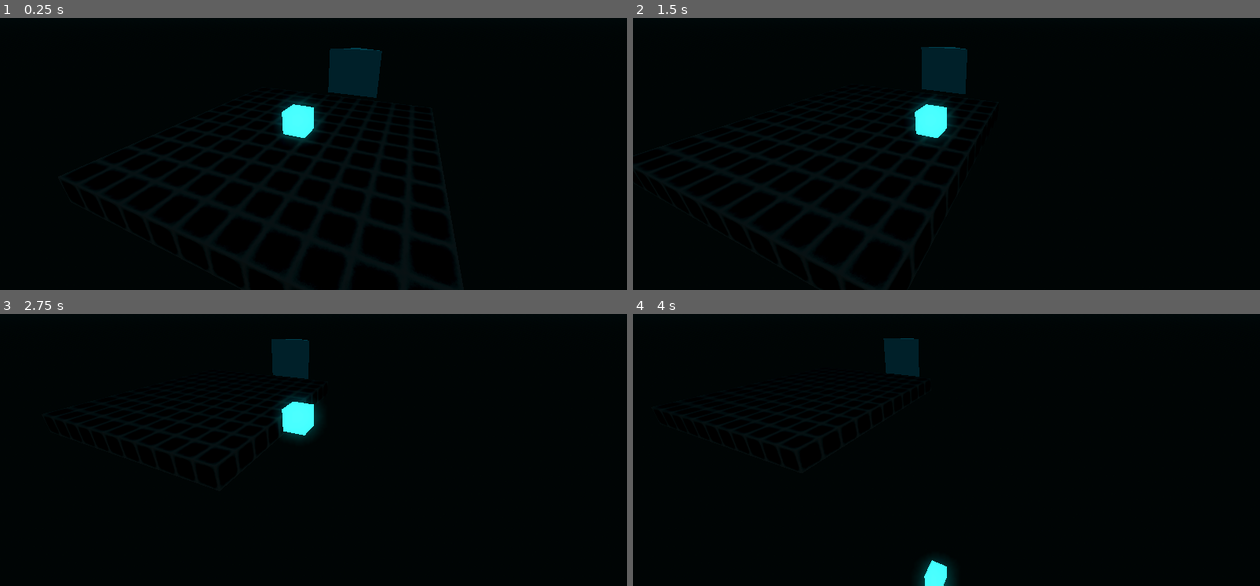
Above: before the commit, frames 1-4 (two rows, left to right).
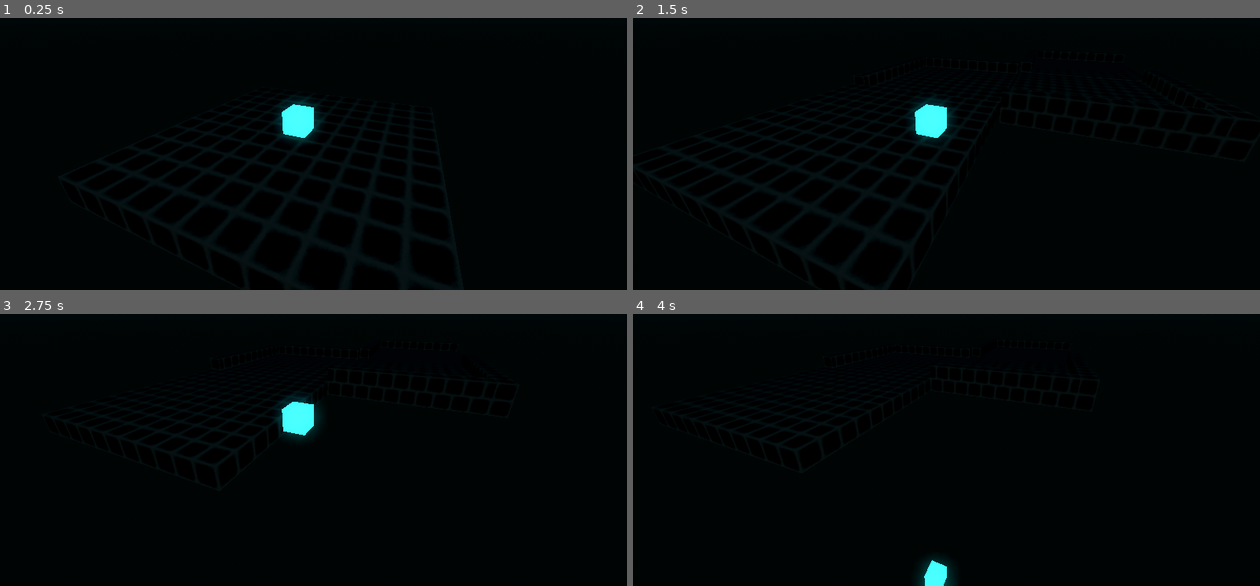
Above: after the commit, the same moments.

Repository: Username4D/rasterrun
Game: Godot game, scene res://scenes/demo_scene.tscn
Same seed, same stepped clock (60 frames per second), same inputs: the game is played once before the commit and once after it.
Inputs:
- Up to frame 1 (0.25 s): no input
- Up to frame 2 (1.5 s): hold Right (ui_right) 0.53-1.28 s; hold Down (ui_down) from 1.28 s (still down)
- Up to frame 3 (2.75 s): release Down (ui_down) at 2.03 s; hold Right (ui_right) from 2.03 s (still down)
- Up to frame 4 (4 s): release Right (ui_right) at 2.78 s; hold Up (ui_up) 2.78-3.53 s; hold Left (ui_left) from 3.53 s (still down)

The runs differ from the first frame. In frame 1, 1.4% of the frame differs, in the area x 52-61%, y 10-30%; in frame 2, 1.2%; in frame 3, 0.8%; in frame 4, 0.7%.

Commit message:
cosmetic improvements to path generation

Diff:
--- a/scenes/demo_scene.tscn
+++ b/scenes/demo_scene.tscn
@@ -28,9 +28,6 @@
 fog_density = 0.0
 fog_sky_affect = 0.97
 
-[sub_resource type="PrismMesh" id="PrismMesh_0ekuu"]
-size = Vector3(4.025, 1.94, 3.59)
-
 [node name="Node3D" type="Node3D"]
 
 [node name="WorldEnvironment" type="WorldEnvironment" parent="."]
@@ -49,7 +46,3 @@
 
 [node name="floor" parent="floors" instance=ExtResource("2_0ekuu")]
 transform = Transform3D(1, 0, 0, 0, 1, 0, 0, 0, 1, 0, 0.5, 1)
-
-[node name="MeshInstance3D" type="MeshInstance3D" parent="floors"]
-transform = Transform3D(1, 0, 0, 0, -0.05233594, -0.9986295, 0, 0.9986295, -0.05233594, 0, 0, 0)
-mesh = SubResource("PrismMesh_0ekuu")
--- a/scenes/floor.tscn
+++ b/scenes/floor.tscn
@@ -21,4 +21,8 @@
 transform = Transform3D(1, 0, 0, 0, 1, 0, 0, 0, 1, 0, 0, 5.5)
 shape = SubResource("BoxShape3D_whr1e")
 
+[node name="Timer" type="Timer" parent="."]
+wait_time = 2.0
+one_shot = true
+
 [connection signal="body_entered" from="exit" to="." method="_on_exit_body_entered"]
--- a/scenes/floors.gd
+++ b/scenes/floors.gd
@@ -8,10 +8,15 @@
 
 var rng = RandomNumberGenerator.new()
 
+var current_index = 0
+
 func _ready() -> void:
 	rng.randomize()
+	await spawn_new()
+	await spawn_new()
+	await spawn_new()
 
-func spawn_new():
+func spawn_new(anim = true):
 	var possible = [mi_one, zero, one]
 	for i in self.get_children():
 		if round(last.position+ Vector3(last.next.x * -1, 0, last.next.y).rotated(Vector3 (0,01,0), last.rotation.y) * 11 + Vector3(11, 0, 0).rotated(Vector3 (0,01,0), last.rotation.y - 0.5 * PI * last.next.x)) == round(i.position):
@@ -23,6 +28,8 @@
 		if round(last.position+ Vector3(last.next.x * -1, 0, last.next.y).rotated(Vector3 (0,01,0), last.rotation.y) * 11 + Vector3(0, 00, 11).rotated(Vector3 (0,01,0), last.rotation.y- 0.5 * PI * last.next.x)) == round(i.position):
 			print("no_front")
 			possible.erase(zero)
+		if i.index < current_index - 5:
+			i.despawn()
 
 	var next_arr
 	if len(possible) != 0:
@@ -38,7 +45,7 @@
 		new.rotation_degrees.y = roundi(last.rotation_degrees.y) + -90 * last.next.x
 		self.add_child(new)
 		last = new
-
-func _process(delta: float) -> void:
-	$MeshInstance3D.position = round(last.position+ Vector3(last.next.x * -1, 0, last.next.y).rotated(Vector3 (0,01,0), last.rotation.y) * 11)
-	$MeshInstance3D.rotation.y =  last.rotation.y - 0.5 * PI * last.next.x
+		new.index = current_index
+		if anim:
+			new.spawn()
+	current_index += 1
--- a/scripts/floor.gd
+++ b/scripts/floor.gd
@@ -1,6 +1,7 @@
 extends Node3D
 
 @export var next = Vector2(0,1)
+@export var index = 0
 
 func _ready() -> void:
 	$exit.rotation_degrees.y = next.x * 90 - 180
@@ -13,3 +14,24 @@
 	if body.is_in_group("player"):
 		self.get_parent().spawn_new()
 		$exit.queue_free()
+
+func ease_in_out_quint(x):
+	return 16 * x * x * x * x * x if x < 0.5 else 1 - pow(-2 * x + 2, 5) / 2
+
+func spawn():
+	$Timer.start()
+	while $Timer.time_left != 0:
+		self.position.y = 0.5 - 10 * ease_in_out_quint($Timer.time_left / 2) * 2
+		self.scale = Vector3(1,1,1) - ease_in_out_quint($Timer.time_left / 2) * Vector3(.99,.99,.99)
+		await get_tree().process_frame
+
+	self.position.y = 0.5
+
+func despawn():
+	self.index += 100
+	$Timer.start()
+	while $Timer.time_left != 0:
+		self.position.y = -19.5 + 10 * ease_in_out_quint($Timer.time_left / 2) * 2
+		self.scale = Vector3(0.01,0.01,0.01) + ease_in_out_quint($Timer.time_left / 2) * Vector3(.99,.99,.99)
+		await get_tree().process_frame
+	self.queue_free()
Not shown: 1 places in scenes/demo_scene.tscn that only renumber resources
